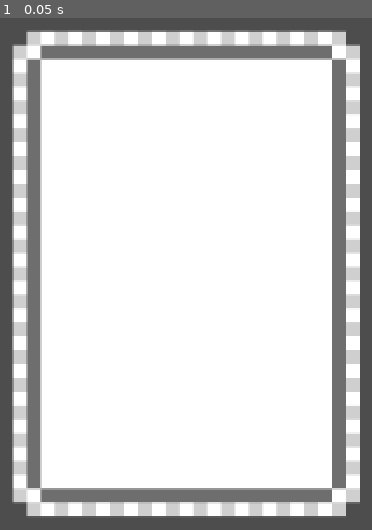
Above: before the commit, frame 1.
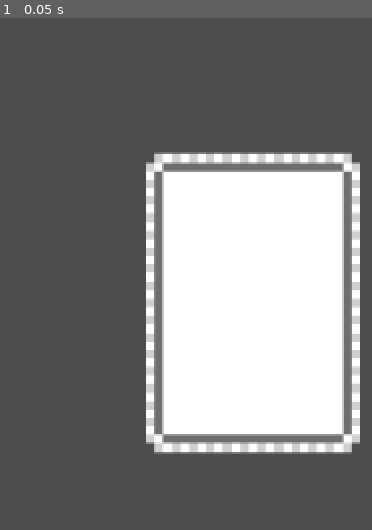
Above: after the commit, the same moment.

Repository: ARAMODODRAGON/CardPG
Game: Godot game, scene res://Demo/Scenes/DemoScene.tscn
Two runs of this game, one before a commit and one after it. Both use one fixed random seed, a clock stepped at 60 frames per second and the inputs below.
Inputs:
- Up to frame 1 (0.05 s): no input

The runs differ from the first frame. In frame 1, 63% of the frame differs, in the area x 3-97%, y 2-98%.

Commit message:
Fixed card dragging
Cards now drag relative to the cameras position. Also made cards always appear on top when they get selected

Diff:
--- a/Battle/CardBase/CardBase.gd
+++ b/Battle/CardBase/CardBase.gd
@@ -54,22 +54,25 @@
 
 func _process(delta: float) -> void:
 	if _is_selected:
+		var viewport := get_viewport()
+		var camera := viewport.get_camera_2d()
 		global_position = get_global_mouse_position() + _mouse_offset
 
 	_double_click_timer += delta
 
 func _on_gui_input(event: InputEvent) -> void:
 	if (event is InputEventMouseButton):
-		if (event.button_index == MOUSE_BUTTON_LEFT) && selectable:
-			if event.is_pressed():
-				_mouse_offset = global_position - event.global_position
-				_is_selected = true
-			else:
-				_is_selected = false
-
 		if (event.button_index == MOUSE_BUTTON_LEFT) && event.is_pressed():
 			if _double_click_timer < 0.3:
 				_is_selected = false
 				flip()
 			else:
 				_double_click_timer = 0.0
+
+		if (event.button_index == MOUSE_BUTTON_LEFT) && selectable:
+			if event.is_pressed():
+				_mouse_offset = global_position - get_global_mouse_position()
+				_is_selected = true
+				get_parent().move_child(self, -1)
+			else:
+				_is_selected = false
--- a/Battle/CardBase/CardBase.tscn
+++ b/Battle/CardBase/CardBase.tscn
@@ -6,6 +6,7 @@
 
 [node name="CardBase" type="Control"]
 layout_mode = 3
+anchors_preset = 0
 offset_left = -125.0
 offset_top = -175.0
 offset_right = 125.0
--- /dev/null
+++ b/Demo/Scenes/DemoScene.gd
@@ -0,0 +1,15 @@
+extends Node
+
+@export var CardBaseScene : PackedScene
+
+func _spawn_card() -> void:
+	if CardBaseScene == null:
+		printerr("Could not instance card")
+		return
+
+	var card = CardBaseScene.instantiate()
+	add_child(card)
+
+func _ready() -> void:
+	for i in range(10):
+		_spawn_card()
--- a/Demo/Scenes/DemoScene.tscn
+++ b/Demo/Scenes/DemoScene.tscn
@@ -1,14 +1,11 @@
-[gd_scene load_steps=2 format=3 uid="uid://cn4q3myx5eu6q"]
+[gd_scene load_steps=3 format=3 uid="uid://cn4q3myx5eu6q"]
 
-[ext_resource type="PackedScene" uid="uid://bmtuxj5bkdp7" path="res://Battle/CardBase/CardBase.tscn" id="1_gsbjd"]
+[ext_resource type="Script" uid="uid://cq34xpoh2c7ap" path="res://Demo/Scenes/DemoScene.gd" id="1_gsbjd"]
+[ext_resource type="PackedScene" uid="uid://bmtuxj5bkdp7" path="res://Battle/CardBase/CardBase.tscn" id="2_23vrf"]
 
 [node name="DemoScene" type="Node"]
+script = ExtResource("1_gsbjd")
+CardBaseScene = ExtResource("2_23vrf")
 
-[node name="CardBase" parent="." instance=ExtResource("1_gsbjd")]
-anchors_preset = 0
-offset_left = 403.0
-offset_top = 128.0
-offset_right = 653.0
-offset_bottom = 478.0
-grow_horizontal = 1
-grow_vertical = 1
+[node name="Camera2D" type="Camera2D" parent="."]
+zoom = Vector2(0.615, 0.615)
Not shown, added: Demo/Scenes/DemoScene.gd.uid
